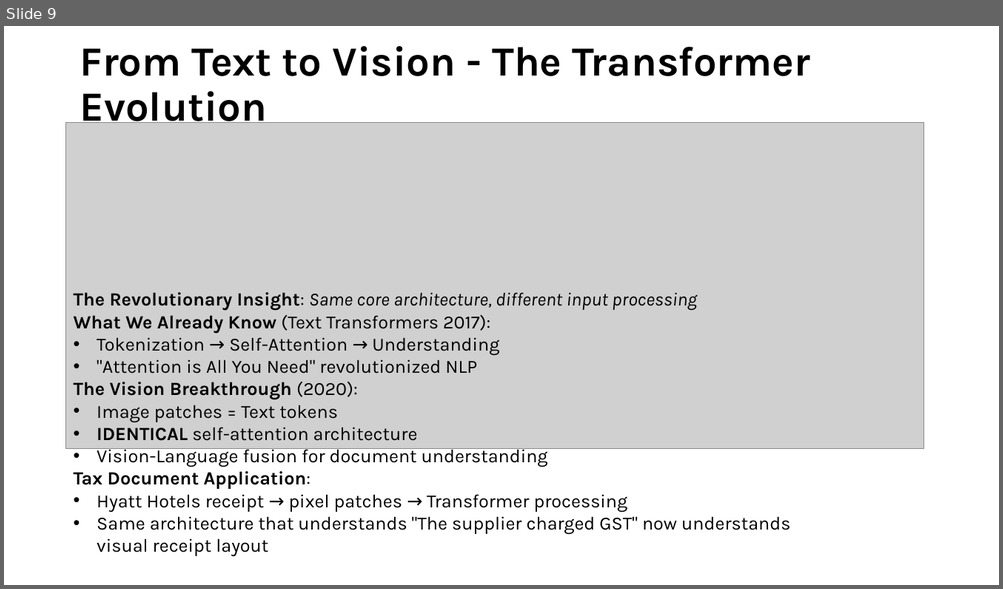
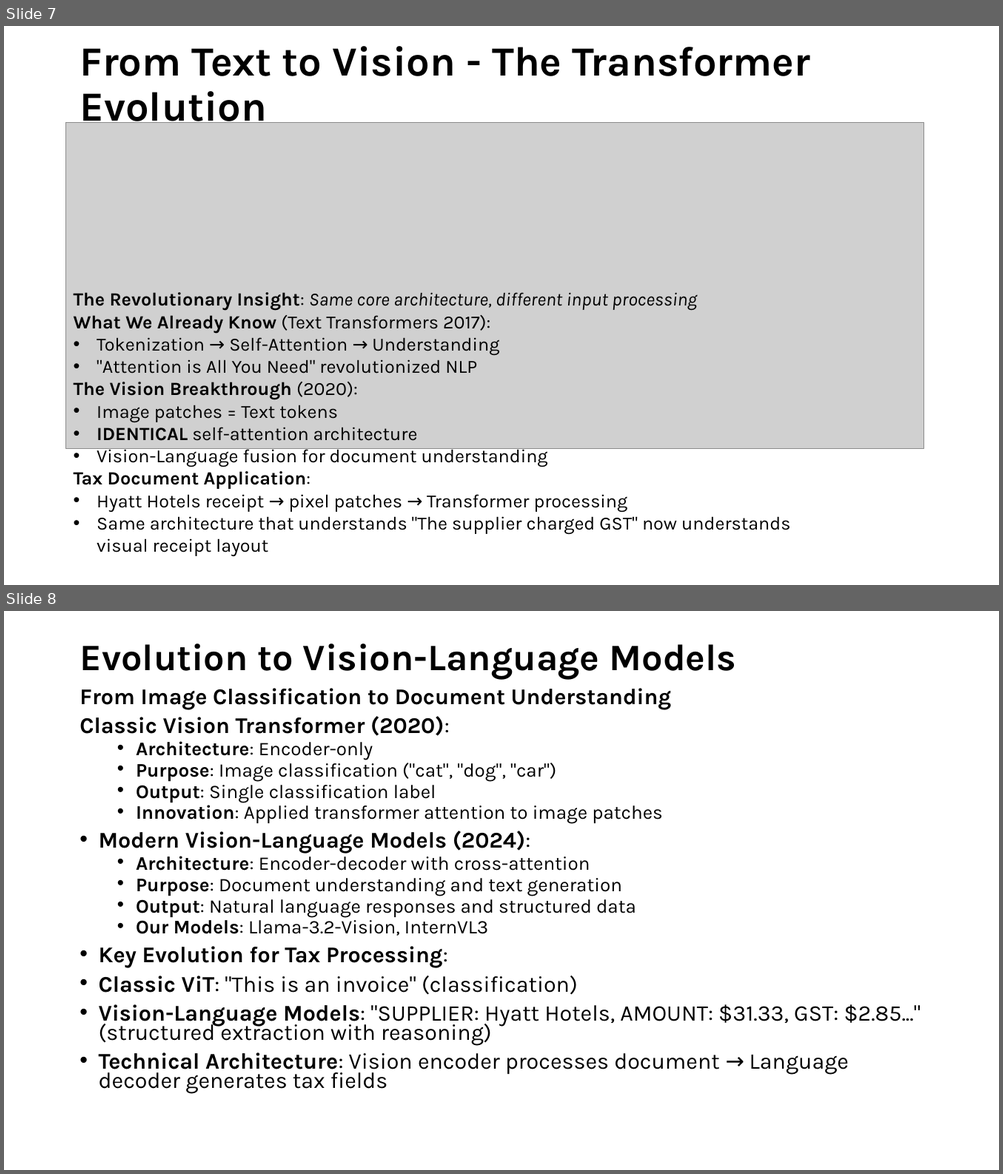
Before and after one commit to tmnestor/unified_vision_processor_minimal, a slide deck: presentation_materials/vision_transformers.pptx. Shown one above the other, each under a label of ours: slide 9 before the commit, slides 7 and 8 after it. The pictures are 1003x589 and 1003x1174 pixels, drawn with LibreOffice and Linux fonts; fonts in the diff are those of the drawing; grey boxes stand for pictures. Boxes give left, top, right and bottom in pixels: in the first picture for what was removed or moved away, otherwise in the second. Text is boxed around its words. In the diff, an @@ line names an element or a change of style, - is before the commit and + after.

Commit message:
✨ feat: update presentation materials for Vision Transformers with improved content and visuals

```diff
--- a/presentation_materials/vision_transformers.pptx
+++ b/presentation_materials/vision_transformers.pptx
@@ slide 8 added at box(4, 611, 999, 1170), background #FFFFFF @@
@@ title added at box(79, 644, 736, 680), 36 pt, text #000000, bold @@
+Evolution to Vision-Language Models
@@ text added at box(79, 688, 920, 1094), 21.7 pt, text #000000 @@
+From Image Classification to Document Understanding
+Classic Vision Transformer (2020):
+  • Architecture: Encoder-only
+  • Purpose: Image classification ("cat", "dog", "car")
+  • Output: Single classification label
+  • Innovation: Applied transformer attention to image patches
+• Modern Vision-Language Models (2024):
+  • Architecture: Encoder-decoder with cross-attention
+  • Purpose: Document understanding and text generation
+  • Output: Natural language responses and structured data
+  • Our Models: Llama-3.2-Vision, InternVL3
+• Key Evolution for Tax Processing:
+• Classic ViT: "This is an invoice" (classification)
+• Vision-Language Models: "SUPPLIER: Hyatt Hotels, AMOUNT: $31.33, GST: $2.85..." (structured extraction with reasoning)
+• Technical Architecture: Vision encoder processes document → Language decoder generates tax fields
@@ what was slide 9 is now slide 7 @@
```
Also in this commit, not shown: 7 slides changed, 2 other slides added, 6 slides removed.
